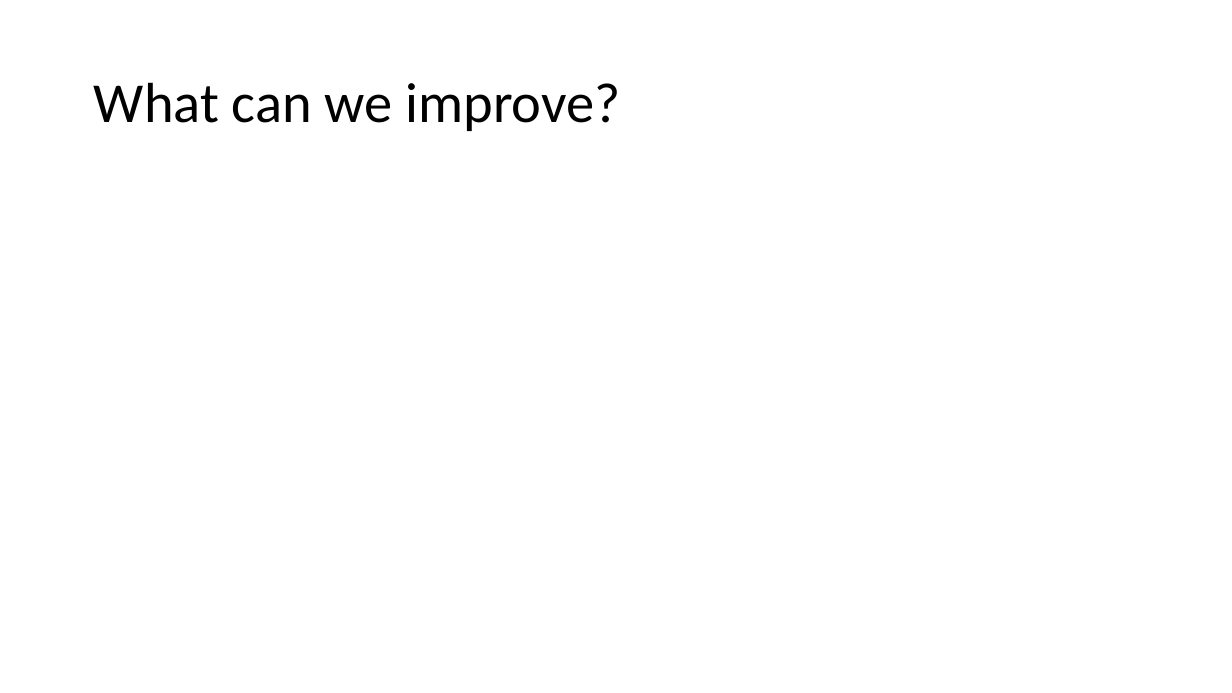
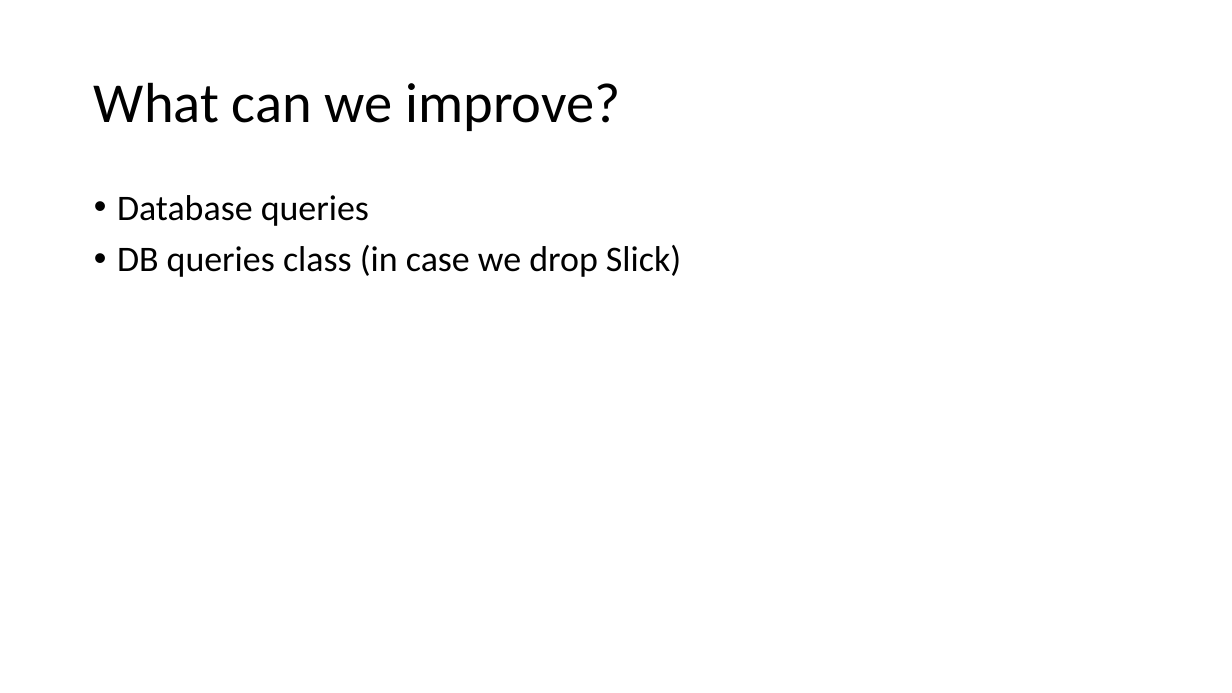
Before and after one commit to joke1196/HolyJobs, a slide deck: slide 10 of HolyJobs.pptx (slide 9 before the commit). Drawn at 1232x693 pixels with LibreOffice and Linux fonts; fonts in the diff are those of the drawing. Boxes give left, top, right and bottom in pixels: in the first picture for what was removed or moved away, otherwise in the second. Text is boxed around its words. In the diff, an @@ line names an element or a change of style, - is before the commit and + after.

```diff
--- a/HolyJobs.pptx
+++ b/HolyJobs.pptx
@@ text added at <box>117,195,681,277</box>, 28 pt, text #000000 @@
+• Database queries
+• DB queries class (in case we drop Slick)
```
Also in this commit, not shown: 1 other slide changed, 3 slides added, 2 slides removed.
